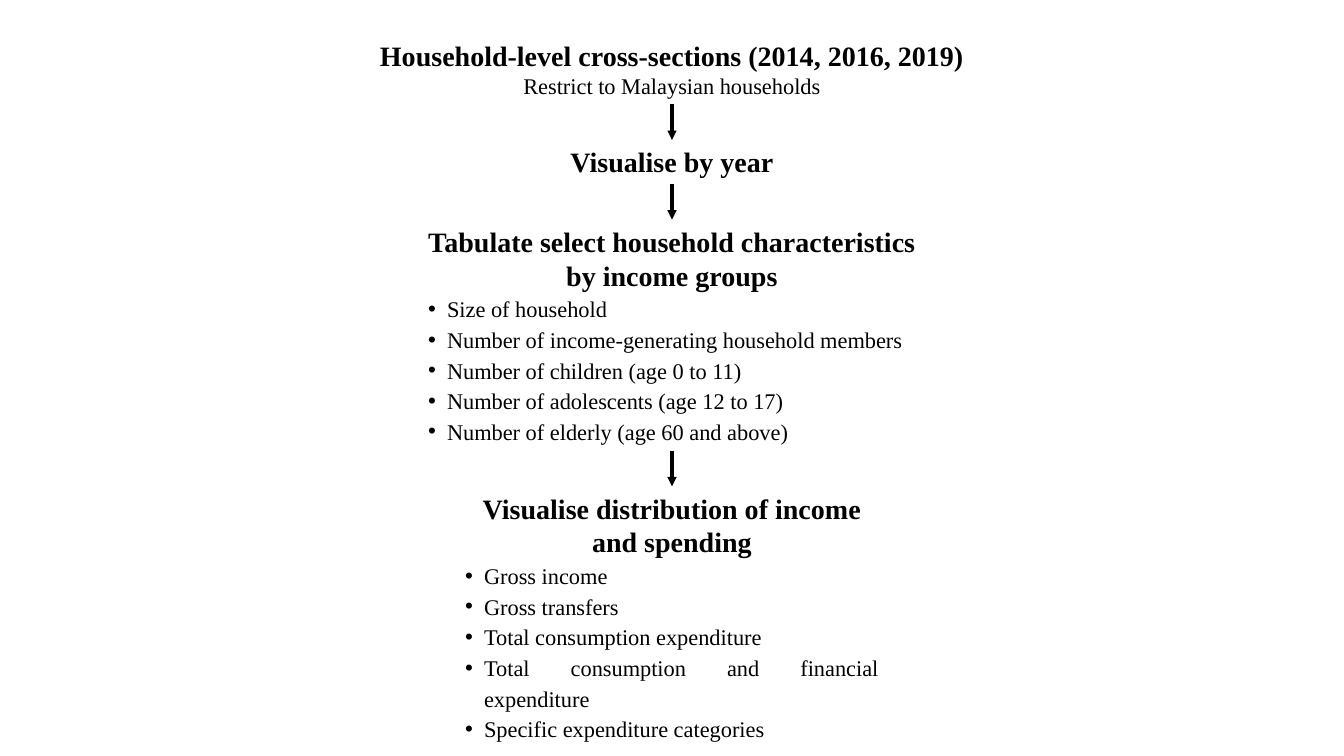
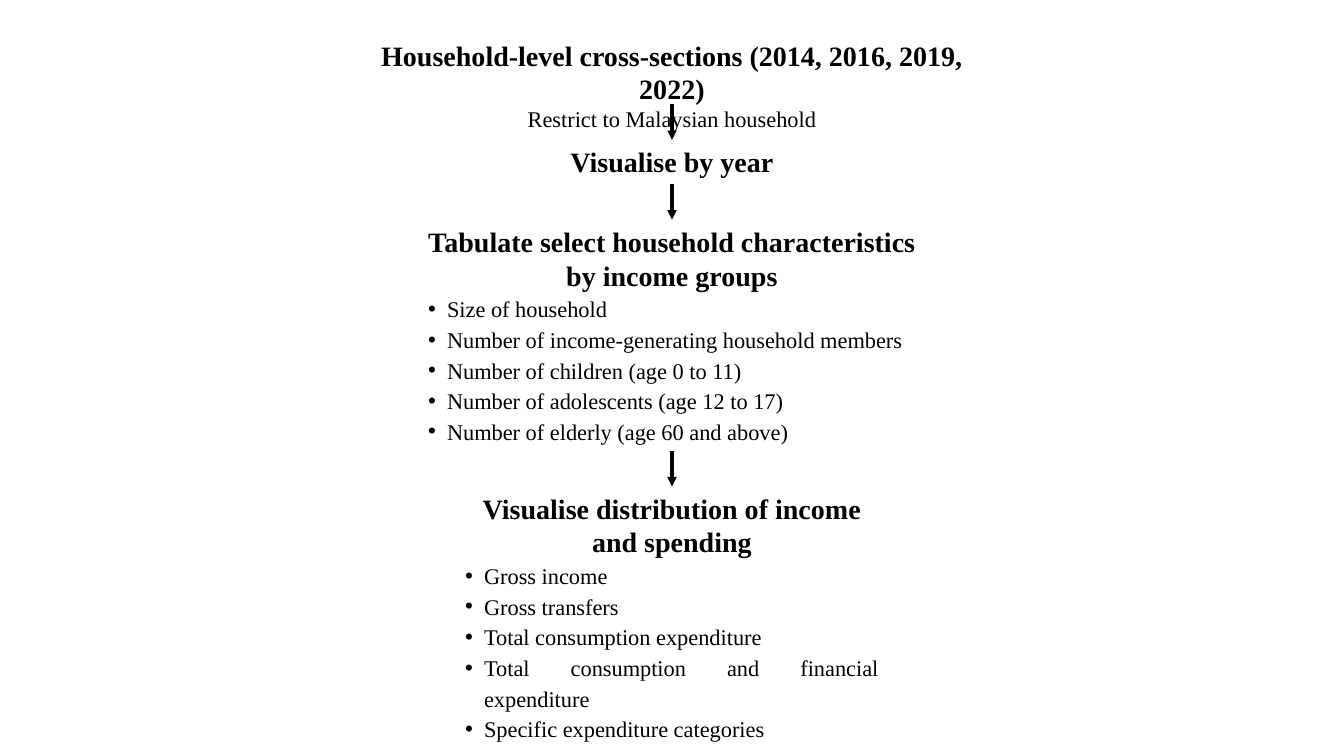
Before and after one commit to suahjl/impact-household, a slide deck: slide 1 of hies_wrangling_flow.pptx. Drawn at 1344x756 pixels with LibreOffice and Linux fonts; fonts in the diff are those of the drawing. Boxes give left, top, right and bottom in pixels: in the first picture for what was removed or moved away, otherwise in the second. Text is boxed around its words. In the diff, an @@ line names an element or a change of style, - is before the commit and + after.

```diff
--- a/hies_wrangling_flow.pptx
+++ b/hies_wrangling_flow.pptx
@@ text at [381, 46, 962, 133]: text changed @@
-Household-level cross-sections (2014, 2016, 2019)
-Restrict to Malaysian households
+Household-level cross-sections (2014, 2016, 2019, 2022)
+Restrict to Malaysian household
```
Also in this commit, not shown: 1 other slide changed, 11 other files.
